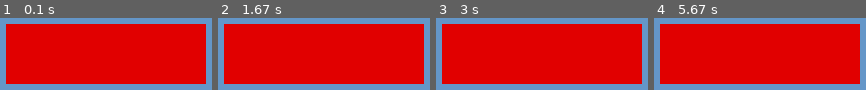
Above: before the commit, frames 1-4 (left to right).
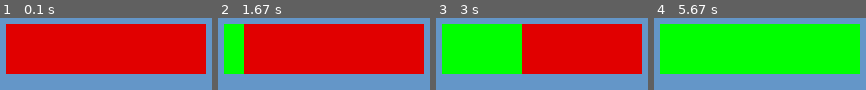
Above: after the commit, the same moments.

Repository: nvmnd-git/txt-rpg
Game: pygame game, started from shapes_test.py
The game is run twice, just before and just after one commit, with the same random seed, the same clock (stepped at 60 frames per second) and the same inputs.
Inputs:
- Up to frame 1 (0.1 s): no input
- Up to frame 2 (1.67 s): tap Enter at 0.33 s
- Up to frame 3 (3 s): tap Space at 1.67, 2.13, 2.63 s
- Up to frame 4 (5.67 s): tap Space at 3.07, 3.57, 4.13, 4.58, 5.07, 5.53 s

The runs differ from the first frame. In frame 1, 13% of the frame differs, in the area x 2-98%, y 77-92%; in frame 2, 20%; in frame 3, 39%; in frame 4, 79%, in the area x 2-98%, y 8-92%.

Commit message:
Exp bar fills on keypress

Diff:
--- a/shapes_test.py
+++ b/shapes_test.py
@@ -1,4 +1,11 @@
 import pygame
+
+# EXP bar variables
+exp_width = 0          # current width of the bar (starts empty)
+exp_height = 50        # height of the bar
+exp_max_width = 200    # full width of the bar
+exp_x = 20             # x position
+exp_y = 400            # y position
 
 pygame.init()
 
@@ -10,8 +17,16 @@
     for event in pygame.event.get():
         screen.fill((100,150,200))
 
+        if event.type == pygame.KEYDOWN:  # detect key press
+            if exp_width < exp_max_width:  # only grow if not full
+                exp_width += 20           # increase width by 20 pixels
+
+
         #screen shows on the surface, RGB, screen position, dimensions
-        pygame.draw.rect(screen, (225, 0, 0), (20, 400, 200, 60))
+        pygame.draw.rect(screen, (225, 0, 0), (20, 400, 200, 50))
+
+        # Draw the EXP bar (green)
+        pygame.draw.rect(screen, (0, 255, 0), (exp_x, exp_y, exp_width, exp_height))
 
         pygame.display.flip()
         if event.type == pygame.QUIT:
